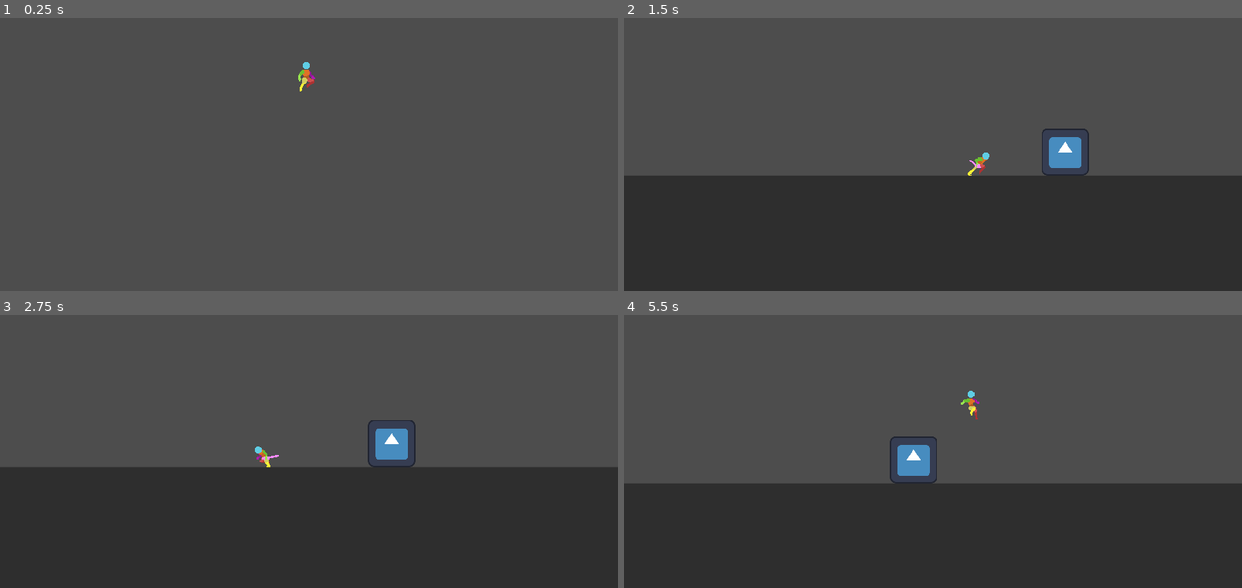
Above: before the commit, frames 1-4 (two rows, left to right).
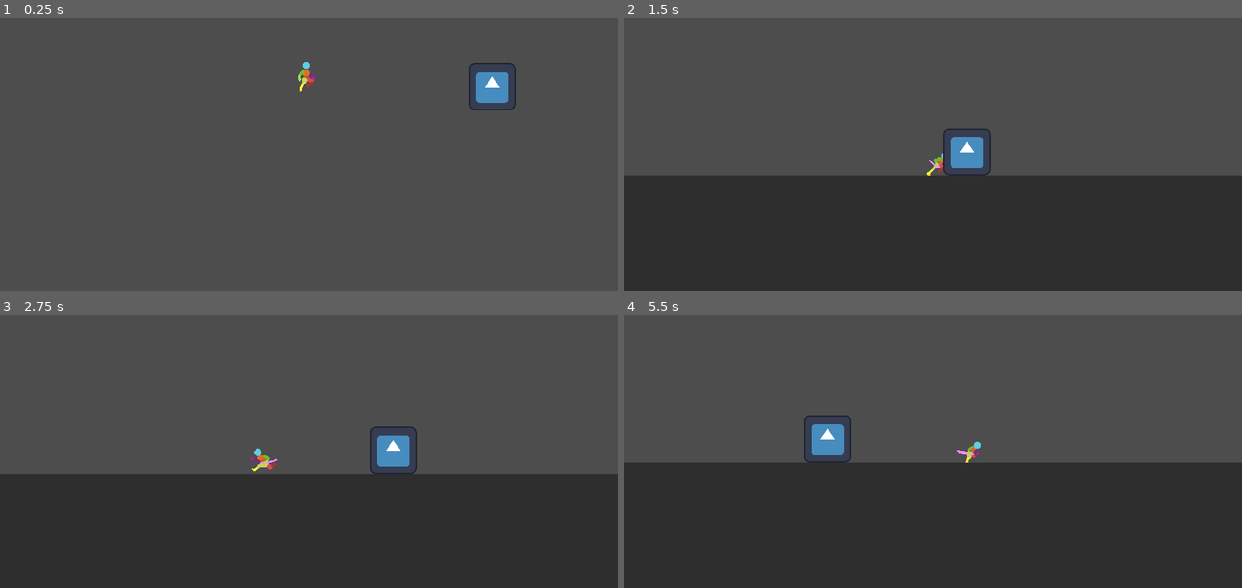
Above: after the commit, the same moments.

Repository: Thorfinn980/ProjectW
Game: Godot game, scene res://scenes/world.tscn
The game is run twice, just before and just after one commit, with the same random seed, the same clock (stepped at 60 frames per second) and the same inputs. The engine's default icon, where the game draws it, is replaced by a stand-in: a white triangle on a blue panel in a dark square.
Inputs (mouse positions are in pixels of both pictures, inside the frame that each line leads up to):
- Up to frame 1 (0.25 s): no input
- Up to frame 2 (1.5 s): tap Enter (ui_accept) at 0.5, 0.77 s; move the mouse to (1068, 99) at 0.52 s; hold D (Right) from 0.53 s (still down); click (1068, 99) at 0.6 s; move the mouse to (809, 135) at 1.27 s; click (809, 135) at 1.35 s
- Up to frame 3 (2.75 s): tap Enter (ui_accept) at 1.52 s; move the mouse to (370, 336) at 2.02 s; release D (Right) at 2.03 s; hold A (Left) from 2.03 s (still down); click (370, 336) at 2.1 s
- Up to frame 4 (5.5 s): move the mouse to (902, 484) at 2.77 s; release A (Left) at 2.78 s; hold D (Right) 2.78-4.28 s; click (902, 484) at 2.85 s; tap Enter (ui_accept) at 3.02, 3.77, 4.52 s; move the mouse to (1118, 465) at 3.52 s; click (1118, 465) at 3.6 s; move the mouse to (747, 361) at 4.27 s; hold A (Left) 4.28-5.03 s; click (747, 361) at 4.35 s; move the mouse to (963, 413) at 5.02 s; hold D (Right) from 5.03 s (still down); click (963, 413) at 5.1 s

The runs differ from the first frame. In frame 1, 0.7% of the frame differs, in the area x 75-84%, y 16-34%; in frame 2, 1.6%; in frame 3, 3.0%; in frame 4, 8.7%, in the area x 0-100%, y 27-62%.

Commit message:
air and jump states

Diff:
--- a/prefabs/boss_1.tscn
+++ b/prefabs/boss_1.tscn
@@ -1,10 +1,12 @@
-[gd_scene load_steps=9 format=3 uid="uid://7o8udtcij767"]
+[gd_scene load_steps=11 format=3 uid="uid://7o8udtcij767"]
 
 [ext_resource type="Texture2D" uid="uid://c25jxpkhna8wy" path="res://icon.svg" id="1_jdy2x"]
 [ext_resource type="Script" path="res://scripts/state machines/State MachineV2.gd" id="1_jivpa"]
 [ext_resource type="Script" path="res://scripts/boss 1/boss_1.gd" id="1_n3m66"]
 [ext_resource type="Script" path="res://scripts/boss 1/Boss1_idle.gd" id="3_ljcho"]
+[ext_resource type="Script" path="res://scripts/boss 1/Boss1_air.gd" id="5_45wj4"]
 [ext_resource type="Script" path="res://scripts/boss 1/Boss1_chasing.gd" id="5_346vh"]
+[ext_resource type="Script" path="res://scripts/boss 1/Boss1_Jump.gd" id="7_ct6qu"]
 
 [sub_resource type="SpriteFrames" id="SpriteFrames_73iqa"]
 animations = [{
@@ -53,10 +55,17 @@
 script = ExtResource("3_ljcho")
 boss = NodePath("../..")
 
-[node name="Air" type="Node" parent="StateMachine"]
+[node name="Air" type="Node" parent="StateMachine" node_paths=PackedStringArray("boss")]
+script = ExtResource("5_45wj4")
+boss = NodePath("../..")
 
 [node name="Chasing" type="Node" parent="StateMachine" node_paths=PackedStringArray("boss")]
 script = ExtResource("5_346vh")
 boss = NodePath("../..")
 
+[node name="Jump" type="Node" parent="StateMachine" node_paths=PackedStringArray("boss")]
+script = ExtResource("7_ct6qu")
+boss = NodePath("../..")
+
 [connection signal="body_entered" from="DetectionZone" to="StateMachine/Idle" method="_on_detection_zone_body_entered"]
+[connection signal="body_exited" from="DetectionZone" to="StateMachine/Chasing" method="_on_detection_zone_body_exited"]
--- a/scenes/world.tscn
+++ b/scenes/world.tscn
@@ -25,4 +25,4 @@
 offset_bottom = 718.0
 
 [node name="Boss1" parent="." groups=["Enemies"] instance=ExtResource("2_pa2e7")]
-position = Vector2(582, 361)
+position = Vector2(400, -8)
--- /dev/null
+++ b/scripts/boss 1/Boss1_Jump.gd
@@ -0,0 +1,11 @@
+extends StateV2
+@export var boss : CharacterBody2D
+
+func enter():
+	print("Boss1 is jumping")
+	boss.velocity.y = boss.JUMP_VELOCITY;
+	Transitioned.emit(self, "Air")
+	pass
+
+func exit():
+	print("Boss1 exiting jumping")
--- a/graphics/Asset Packs 1-4 (final)/Asset Pack-V4/Player Punch Jab/Player Jab 48x48.png.import
+++ b/scripts/boss 1/Boss1_air.gd
@@ -1,34 +1,27 @@
-[remap]
+extends StateV2
 
-importer="texture"
-type="CompressedTexture2D"
-uid="uid://d3nlr3lcpqxnx"
-path="res://.godot/imported/Player Jab 48x48.png-72c119f5d9a2c687603775ff1b6ffff8.ctex"
-metadata={
-"vram_texture": false
-}
+@export var boss : CharacterBody2D
 
-[deps]
+# Called when the node enters the scene tree for the first time.
+func _ready():
+	pass # Replace with function body.
 
-source_file="res://graphics/Asset Packs 1-4 (final)/Asset Pack-V4/Player Punch Jab/Player Jab 48x48.png"
-dest_files=["res://.godot/imported/Player Jab 48x48.png-72c119f5d9a2c687603775ff1b6ffff8.ctex"]
+# Abstract func: upon entering, execute code within
+func enter():
+	print("Boss1 is in air")
+	pass
 
-[params]
+# Abstract func: upon enxiting, execute code within
+func exit():
+	print("Boss1 exiting air")
+	pass
 
-compress/mode=0
-compress/high_quality=false
-compress/lossy_quality=0.7
-compress/hdr_compression=1
-compress/normal_map=0
-compress/channel_pack=0
-mipmaps/generate=false
-mipmaps/limit=-1
-roughness/mode=0
-roughness/src_normal=""
-process/fix_alpha_border=true
-process/premult_alpha=false
-process/normal_map_invert_y=false
-process/hdr_as_srgb=false
-process/hdr_clamp_exposure=false
-process/size_limit=0
-detect_3d/compress_to=1
+# similar to _process but for states, render everything except for physics.
+func state_process(_delta: float):
+	pass
+
+# similar to _physics_process but for states, render physics except for everything.
+func state_physics_process (_delta: float):
+	if boss.is_on_floor():
+		Transitioned.emit(self, "Idle")
+	pass
--- a/scripts/boss 1/Boss1_chasing.gd
+++ b/scripts/boss 1/Boss1_chasing.gd
@@ -13,6 +13,17 @@
 # Abstract func: upon entering, execute code within
 func enter():
 	print("Boss1 is chasing")
+	var player = boss.player_ref
+	var direction = (player.position - boss.position).normalized()
+
+	# if player on right, move right,
+	# else left, move left
+	if(direction.x > 0):
+		boss.velocity.x = direction.x * boss.SPEED
+		print(boss.velocity.x)
+	else:
+		boss.velocity.x = direction.x * boss.SPEED
+		print(boss.velocity.x)
 	pass
 
 # Abstract func: upon exiting, execute code within
@@ -20,18 +31,13 @@
 	print("Boss1 exiting chasing")
 	pass
 
+func _on_detection_zone_body_exited(body):
+	Transitioned.emit(self, "Idle")
+
 # similar to _process but for states, render everything except for physics.
 func state_process(_delta: float):
 	pass
 
 # similar to _physics_process but for states, render physics except for everything.
 func state_physics_process (_delta: float):
-	var player = boss.player_ref
-	var direction = (player.position - boss.position).normalized()
-	# if player on right, move right,
-	# else left, move left
-	if(direction.x > 0):
-		boss.velocity.x = direction.x * boss.SPEED
-	else:
-		boss.velocity.x = direction.x * boss.SPEED
 	pass
--- a/scripts/boss 1/boss_1.gd
+++ b/scripts/boss 1/boss_1.gd
@@ -9,8 +9,6 @@
 @onready var player_ref = get_tree().get_nodes_in_group("Players")[0]
 
 func _physics_process(delta):
-	# Add the gravity.
 	if not is_on_floor():
 		velocity.y += gravity * delta
-
 	move_and_slide()
